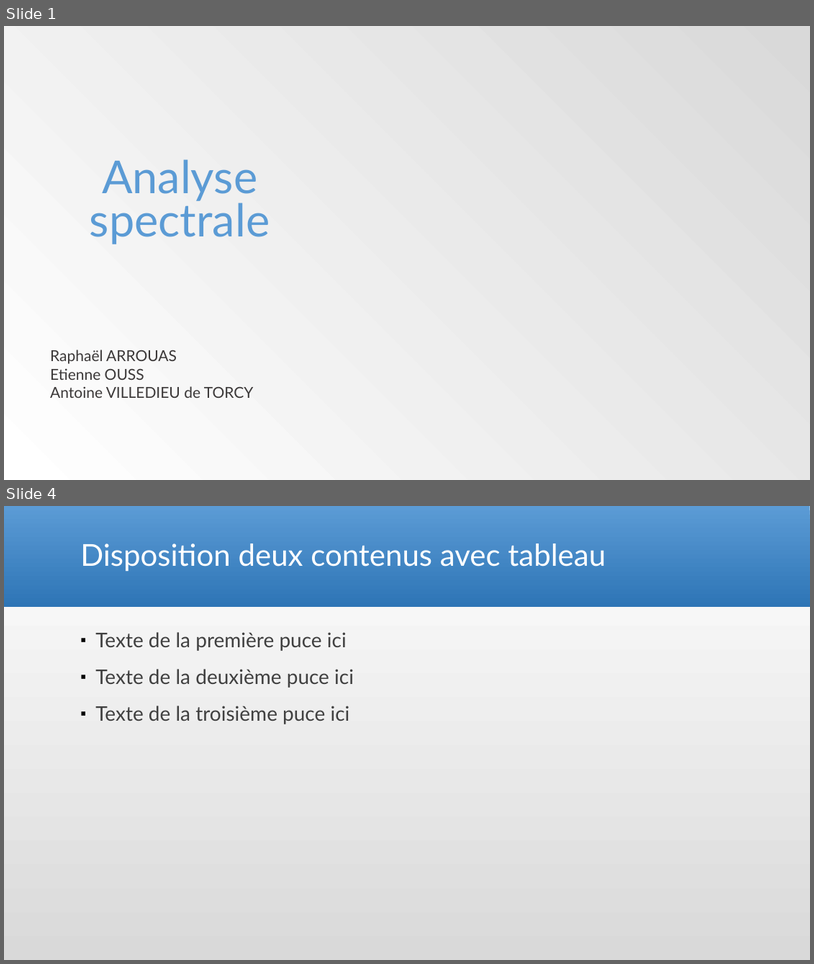
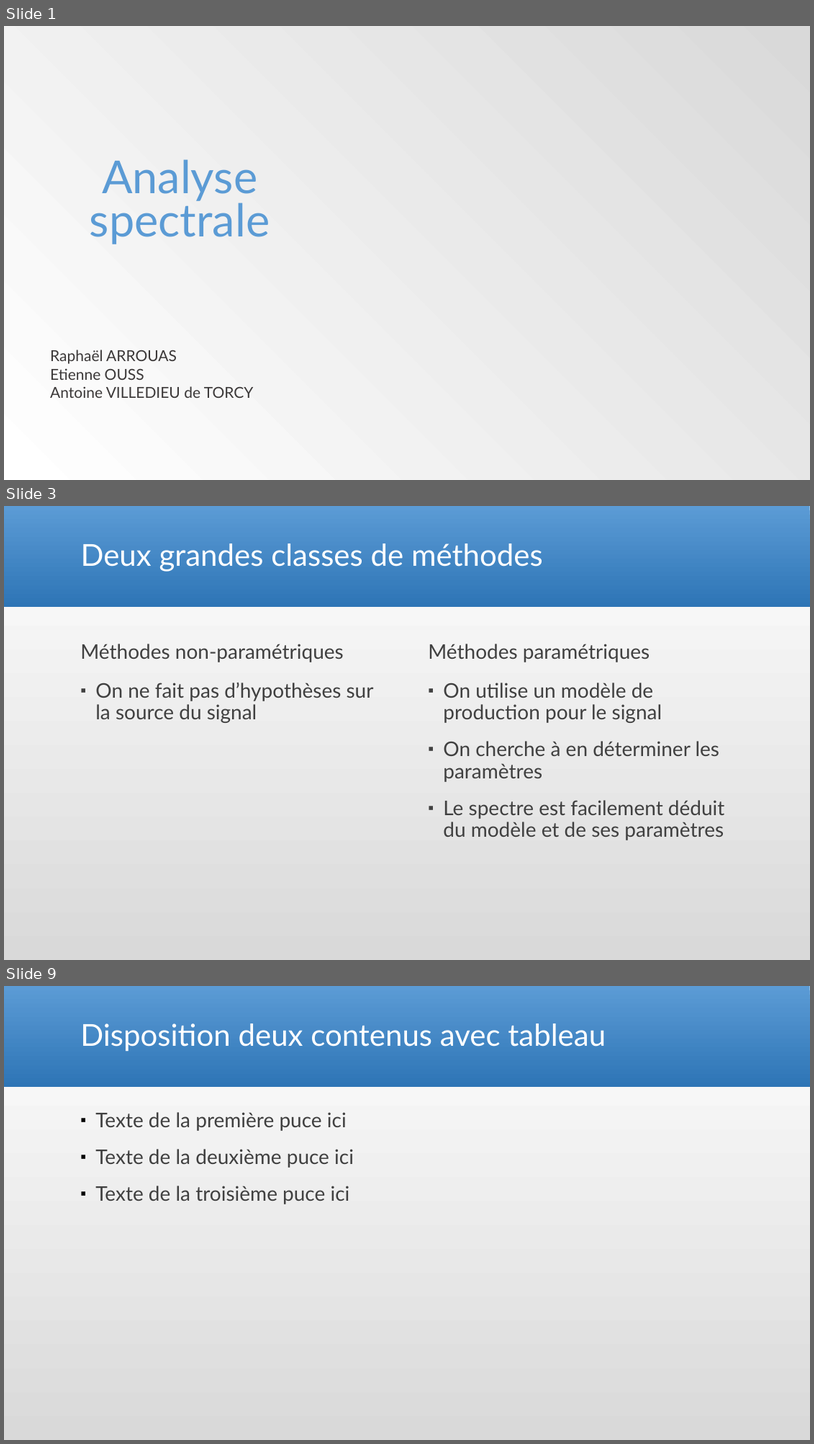
Before and after one commit to Arcyno/analyse_spectrale, a slide deck: Analyse spectrale_etienne.pptx. Shown one above the other, each under a label of ours: slides 1 and 4 before the commit, slides 1, 3 and 9 after it; the slides between them are not shown. The pictures are 814x964 and 814x1444 pixels, drawn with LibreOffice and Linux fonts; fonts in the diff are those of the drawing; background and template pictures are left out. Boxes give left, top, right and bottom in pixels: in the first picture for what was removed or moved away, otherwise in the second. Text is boxed around its words. In the diff, an @@ line names an element or a change of style, - is before the commit and + after.

```diff
--- a/Analyse spectrale_etienne.pptx
+++ b/Analyse spectrale_etienne.pptx
@@ slide 3 added at <box>4,506,810,960</box>, background gradient #D9D9D9 to #FFFFFF; not listed: 1 template element that a slide beside it also shows @@
@@ title added at <box>81,543,543,572</box>, 36 pt, text #FFFFFF @@
+Deux grandes classes de méthodes
@@ text added at <box>80,644,344,662</box>, 24 pt, text #404040 @@
+Méthodes non-paramétriques
@@ text added at <box>428,644,650,662</box>, 24 pt, text #404040 @@
+Méthodes paramétriques
@@ text added at <box>95,682,374,723</box>, 24 pt, text #404040 @@
+▪ On ne fait pas d’hypothèses sur la source du signal
@@ text added at <box>443,682,725,840</box>, 24 pt, text #404040 @@
+▪ On utilise un modèle de production pour le signal
+▪ On cherche à en déterminer les paramètres
+▪ Le spectre est facilement déduit du modèle et de ses paramètres
@@ what was slide 4 is now slide 9 @@
```
Also in this commit, not shown: 3 slides changed, 4 other slides added.
